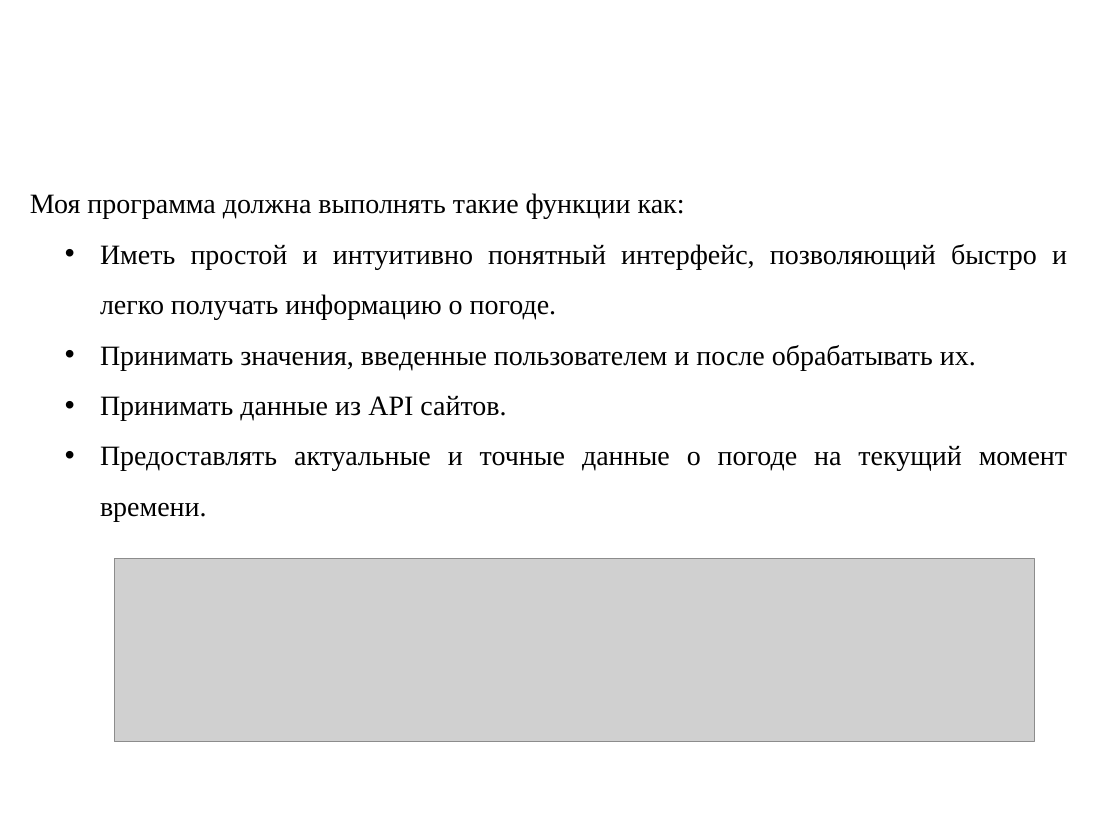
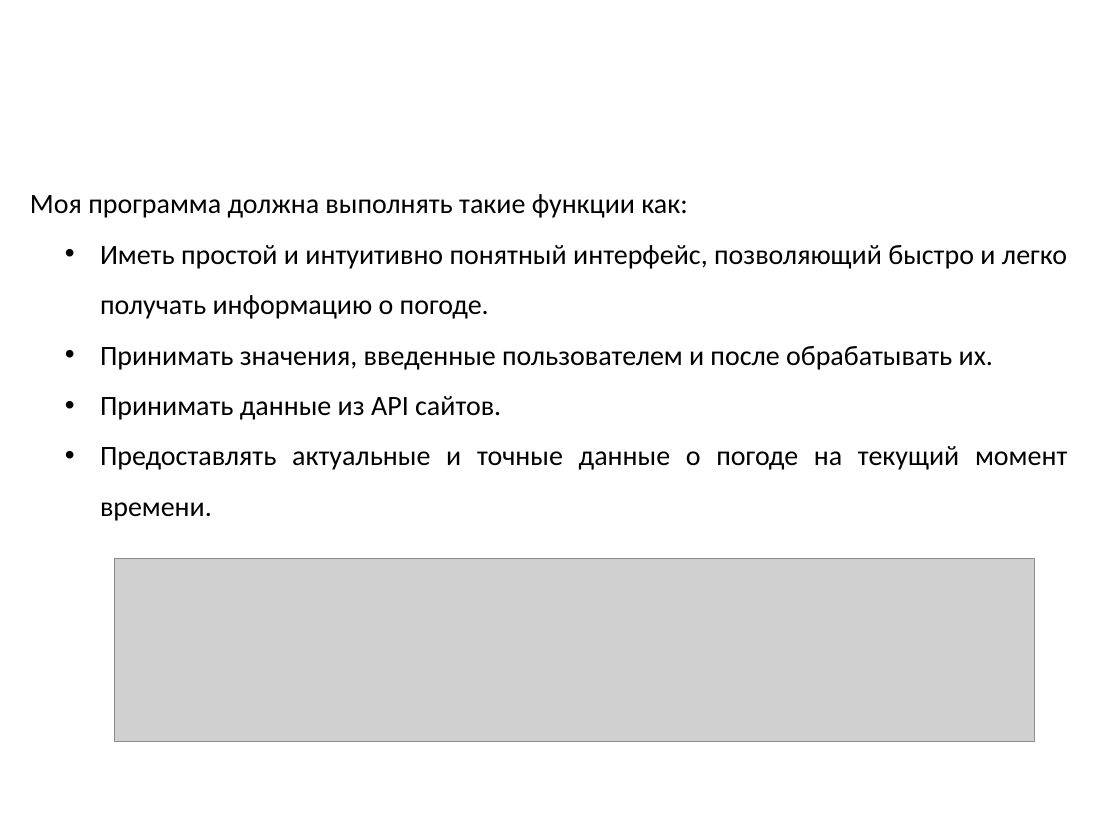
Before and after one commit to rad1anttt/kursa4-_-, a slide deck: slide 9 of Кузьмин презентация.pptx (slide 8 before the commit). Drawn at 1120x840 pixels with LibreOffice and Linux fonts; fonts in the diff are those of the drawing; grey boxes stand for pictures; background and template pictures are left out. Boxes give left, top, right and bottom in pixels: in the first picture for what was removed or moved away, otherwise in the second. Text is boxed around its words. In the diff, an @@ line names an element or a change of style, - is before the commit and + after.

```diff
--- a/Кузьмин презентация.pptx
+++ b/Кузьмин презентация.pptx
@@ text "Моя программа должна выполнять такие ..." at [30,194,1067,521]: font Times New Roman to Calibri @@
```
Also in this commit, not shown: 10 other slides changed, 3 slides added, 2 slides removed, 1 other file.
